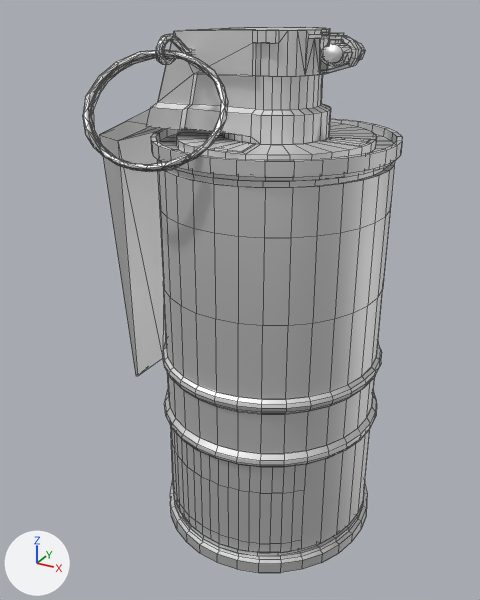
A saved change to the FBX model Contents/mods/Authentic Z - Current/media/models_X/AuthenticSmokeGrenade.fbx.
Before and after are seen from a camera (50 mm lens) standing at (0.000455, -0.001429, 0.001332) and looking at (-0.000311, -0.000037, 0.000636). Every picture has the same lights, and +X, +Y and +Z are marked at lower left. Mesh edges are drawn as thin lines. Where no turn or scale is listed for an object, it has been applied to the vertices. Vertices at the same position are counted once.

Names of what the first picture shows: 'Canister'.
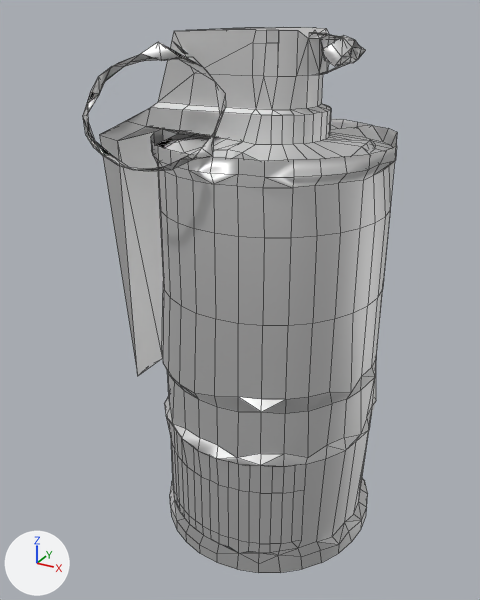
The change, as a list of edits to the scene's bpy script:
```text
Change me_cylinder:
    used by ob_canister; location = (0.0, 0.0, 0.0)
    remove me_cylinder.from_pydata(...)  # 1998 vertices, 2112 faces; spans x -0.000689..0.000054, y -0.000372..0.0003, z 0.000001..0.00129
    add me_cylinder.from_pydata(...)  # 682 vertices, 857 faces; spans x -0.000676..0.000053, y -0.00037..0.000299, z 0.000001..0.00129
    me_cylinder part 1: 1316 vertices removed from x -0.000689..0.000054, y -0.000372..0.0003, z 0.000001..0.00129
```

What differs and where, as boxes [x1, y1, x2, y2] in the pictures (480 x 600 px):
'Canister', reshaped: before [83, 27, 402, 573]; after [83, 27, 397, 573]
part 1 of me_cylinder, deleted: before [83, 27, 402, 573]
